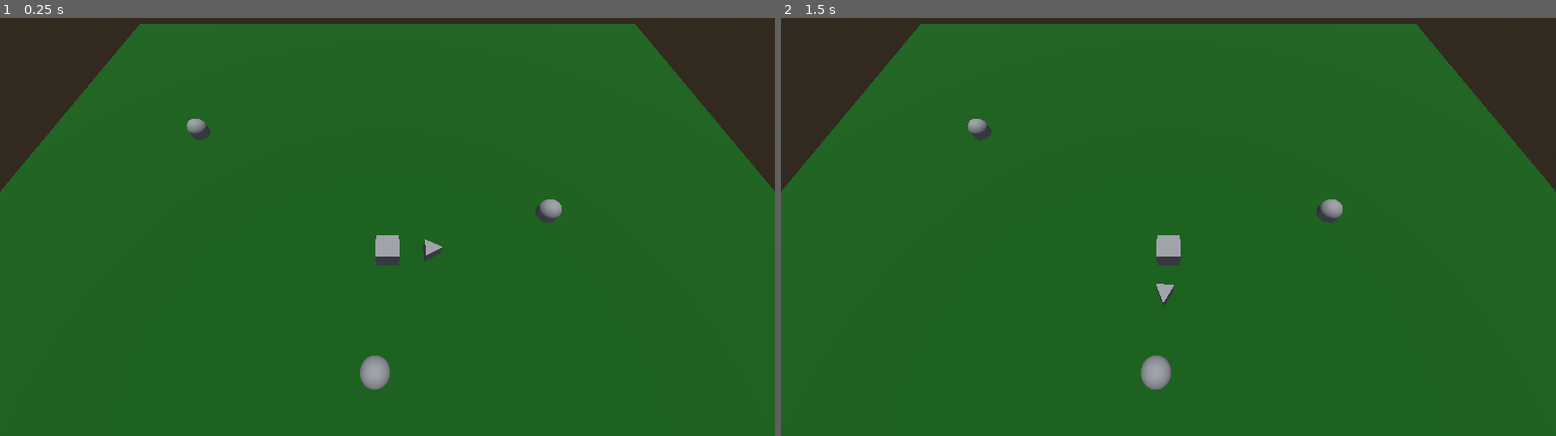
Above: before the commit, frames 1-2 (left to right).
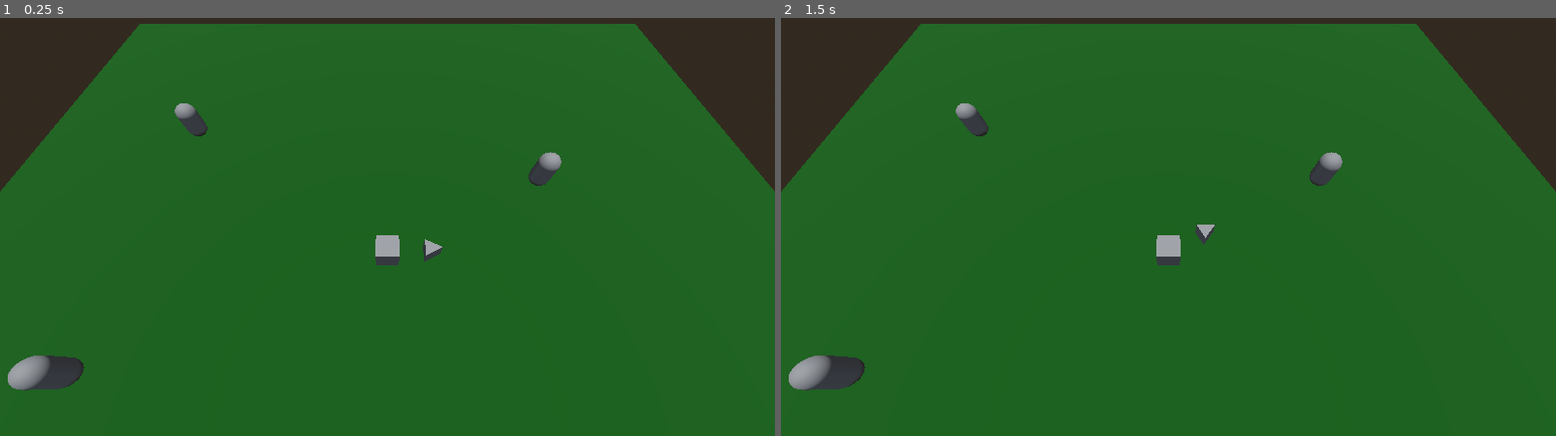
Above: after the commit, the same moments.

Repository: pharminithegame-dev/TowerDefenseGameJam
Game: Godot game, scene res://Scenes/Testing/EyanDemoScene.tscn
Same seed, same stepped clock (60 frames per second), same inputs: the game is played once before the commit and once after it. The project has no main scene, so this scene is started directly.
Inputs:
- Up to frame 1 (0.25 s): no input
- Up to frame 2 (1.5 s): tap Enter at 0.5 s; tap Space at 1.25 s

The runs differ from the first frame. In frame 1, 1.5% of the frame differs, in the area x 1-73%, y 20-90%; in frame 2, 1.7%.

Commit message:
Mostly Finished Projectile
- Created Projectile scene and script.
- Created "enemies" global group.
- Updated ProjectileBuilding script to have a reference to projectile and spawn it as a child or root node with a position and rotation that faces the target
- Created a setup_and_move function in the Projectile script which initializes values and allows movement. Then in Process function I update the projectile position when movement is allowed.
- Added collision check in Projectile script which checks for bodies in the "enemies" group and for now just despawns. Also despawned projectile when off-screen.

Diff:
--- a/Scenes/Buildings/ProjectileBuilding.tscn
+++ b/Scenes/Buildings/ProjectileBuilding.tscn
@@ -1,6 +1,7 @@
-[gd_scene load_steps=5 format=3 uid="uid://b20lo5g1ygq0a"]
+[gd_scene load_steps=6 format=3 uid="uid://b20lo5g1ygq0a"]
 
 [ext_resource type="Script" path="res://Scripts/ProjectileBuilding.gd" id="1_vsosm"]
+[ext_resource type="PackedScene" uid="uid://cgnw1f6o2ucq" path="res://Scenes/Projectiles/Projectile.tscn" id="2_ichgm"]
 
 [sub_resource type="BoxMesh" id="BoxMesh_ketq4"]
 
@@ -8,19 +9,18 @@
 
 [sub_resource type="PrismMesh" id="PrismMesh_sh8mp"]
 
-[node name="ProjectileBuilding" type="Node3D" node_paths=PackedStringArray("rot_target", "area_3d", "collision_shape")]
+[node name="ProjectileBuilding" type="Node3D" node_paths=PackedStringArray("rot_target", "area_3d", "collision_shape", "projectile_tran")]
 script = ExtResource("1_vsosm")
 rot_target = NodePath("ProjectileSpawnRotation")
 area_3d = NodePath("Area3D")
 collision_shape = NodePath("Area3D/CollisionShape3D")
-attack_range = 100.0
-attack_cooldown = 1.0
+projectile_tran = NodePath("ProjectileSpawnRotation/ProjectileSpawnTran")
+projectile = ExtResource("2_ichgm")
 
 [node name="MeshInstance3D" type="MeshInstance3D" parent="."]
 mesh = SubResource("BoxMesh_ketq4")
 
 [node name="Area3D" type="Area3D" parent="."]
-monitorable = false
 
 [node name="CollisionShape3D" type="CollisionShape3D" parent="Area3D"]
 shape = SubResource("SphereShape3D_drxj4")
--- a/Scenes/Projectiles/Projectile.tscn
+++ b/Scenes/Projectiles/Projectile.tscn
@@ -1,4 +1,6 @@
-[gd_scene load_steps=3 format=3 uid="uid://cgnw1f6o2ucq"]
+[gd_scene load_steps=4 format=3 uid="uid://cgnw1f6o2ucq"]
+
+[ext_resource type="Script" path="res://Scripts/Projectile.gd" id="1_i4qwi"]
 
 [sub_resource type="PrismMesh" id="PrismMesh_33xfh"]
 
@@ -6,6 +8,7 @@
 size = Vector3(0.3, 0.5, 0.6)
 
 [node name="Projectile" type="Node3D"]
+script = ExtResource("1_i4qwi")
 
 [node name="MeshInstance3D" type="MeshInstance3D" parent="."]
 transform = Transform3D(0.2, 0, 0, 0, -2.18557e-08, -0.2, 0, 0.5, -8.74228e-09, 0, 0, 0)
@@ -15,3 +18,8 @@
 
 [node name="CollisionShape3D" type="CollisionShape3D" parent="Area3D"]
 shape = SubResource("BoxShape3D_wvps7")
+
+[node name="VisibleOnScreenNotifier3D" type="VisibleOnScreenNotifier3D" parent="."]
+
+[connection signal="body_entered" from="Area3D" to="." method="_on_area_3d_body_entered"]
+[connection signal="screen_exited" from="VisibleOnScreenNotifier3D" to="." method="_on_visible_on_screen_notifier_3d_screen_exited"]
--- a/Scenes/Testing/EyanDemoScene.tscn
+++ b/Scenes/Testing/EyanDemoScene.tscn
@@ -45,37 +45,37 @@
 [node name="Enemies" type="Node3D" parent="."]
 
 [node name="TestEnemy" type="Node3D" parent="Enemies"]
-transform = Transform3D(1, 0, 0, 0, 1, 0, 0, 0, 1, -4.71841, 1, -0.404607)
+transform = Transform3D(1, 0, 0, 0, 1, 0, 0, 0, 1, -4.71841, 1, -11.5366)
 
 [node name="MeshInstance3D" type="MeshInstance3D" parent="Enemies/TestEnemy"]
 layers = 3
 mesh = SubResource("CapsuleMesh_evmbc")
 
-[node name="StaticBody3D" type="CharacterBody3D" parent="Enemies/TestEnemy"]
+[node name="StaticBody3D" type="CharacterBody3D" parent="Enemies/TestEnemy" groups=["enemies"]]
 
 [node name="CollisionShape3D" type="CollisionShape3D" parent="Enemies/TestEnemy/StaticBody3D"]
 shape = SubResource("CapsuleShape3D_21yvm")
 
 [node name="TestEnemy2" type="Node3D" parent="Enemies"]
-transform = Transform3D(1, 0, 0, 0, 1, 0, 0, 0, 1, 2.16513, -0.0768661, 7.78159)
+transform = Transform3D(1, 0, 0, 0, 1, 0, 0, 0, 1, 4.13767, 1, 7.782)
 
 [node name="MeshInstance3D" type="MeshInstance3D" parent="Enemies/TestEnemy2"]
 layers = 3
 mesh = SubResource("CapsuleMesh_evmbc")
 
-[node name="StaticBody3D" type="CharacterBody3D" parent="Enemies/TestEnemy2"]
+[node name="StaticBody3D" type="CharacterBody3D" parent="Enemies/TestEnemy2" groups=["enemies"]]
 
 [node name="CollisionShape3D" type="CollisionShape3D" parent="Enemies/TestEnemy2/StaticBody3D"]
 shape = SubResource("CapsuleShape3D_21yvm")
 
 [node name="TestEnemy3" type="Node3D" parent="Enemies"]
-transform = Transform3D(1, 0, 0, 0, 1, 0, 0, 0, 1, 7.67096, -0.0277576, -10.9356)
+transform = Transform3D(1, 0, 0, 0, 1, 0, 0, 0, 1, 7.671, 1, -10.936)
 
 [node name="MeshInstance3D" type="MeshInstance3D" parent="Enemies/TestEnemy3"]
 layers = 3
 mesh = SubResource("CapsuleMesh_evmbc")
 
-[node name="StaticBody3D" type="CharacterBody3D" parent="Enemies/TestEnemy3"]
+[node name="StaticBody3D" type="CharacterBody3D" parent="Enemies/TestEnemy3" groups=["enemies"]]
 
 [node name="CollisionShape3D" type="CollisionShape3D" parent="Enemies/TestEnemy3/StaticBody3D"]
 shape = SubResource("CapsuleShape3D_21yvm")
--- /dev/null
+++ b/Scripts/Projectile.gd
@@ -0,0 +1,42 @@
+extends Node3D
+
+### Private Variables
+var damage: float
+var speed: float
+var is_moving: bool = false
+
+
+
+### Updates position
+func _process(delta):
+	if is_moving == false:   # Don't move until projectile is setup
+		return
+
+	# Move in forward direction
+	var forward: Vector3 = global_transform.basis.z.normalized()
+	global_position += forward * speed * delta
+
+
+### Sets projectile stats and starts movement
+func setup_and_move(_damage: float, _speed: float) -> void:
+	damage = _damage
+	speed = _speed
+	is_moving = true
+
+
+### Enemy Collision Check   TODO - Change collision check depending on if enemy uses body or area
+func _on_area_3d_body_entered(body):
+	print("Projectile Entered an Area Shape!")
+
+	if !body.is_in_group("enemies"):   # Only collide with enemies
+		return
+
+	# TODO - Apply damage to enemy
+	print("Applying damage to enemy and despawning")
+	queue_free()   # Despawn projectile
+
+
+### Despawn when off-screen
+func _on_visible_on_screen_notifier_3d_screen_exited():
+	print("Despawning off-screen projectile")
+	queue_free()   # Despawn projectile
--- a/Scripts/ProjectileBuilding.gd
+++ b/Scripts/ProjectileBuilding.gd
@@ -4,12 +4,14 @@
 @export var rot_target: Node3D
 @export var area_3d: Area3D
 @export var collision_shape: CollisionShape3D
+@export var projectile_tran: Node3D
+@export var projectile: PackedScene
 
 ### Stats
-@export var projectile_speed := 5.0
 @export var projectile_damage := 5.0
-@export var attack_range := 20.0
-@export var attack_cooldown := 0.5
+@export var projectile_speed := 20.0
+@export var attack_range := 30.0
+@export var attack_cooldown := 1.0
 @export var sell_cost := 100.0
 
 ### Private Variables
@@ -18,11 +20,10 @@
 
 
 
-# Called when the node enters the scene tree for the first time.
+### Initialize Node
 func _ready() -> void:
-	# Initialize attack range
-	area_3d.scale = Vector3(attack_range, attack_range, attack_range)
 
+	# Initialize collision radius
 	if collision_shape.shape != null:
 		collision_shape.shape.radius = attack_range
 		print("New radius for collision shape: ", collision_shape.shape.radius)
@@ -34,32 +35,38 @@
 	attack_range_sqr = pow(attack_range, 2)
 
 
-# Called every frame. 'delta' is the elapsed time since the previous frame.
+### Starts attack on interval
 func _process(delta: float) -> void:
 
-	### Attack Check
 	attack_timer -= delta
 	if attack_timer <= 0:
+		# Start attack
 		attack_timer = attack_cooldown
 		shoot_projectile()
 
 
-# Spawns a projectile in the direction of the closest enemy
+### Spawns a projectile in the direction of the closest enemy
 func shoot_projectile() -> void:
 
 	# Get nearest enemy in range
 	var target: Node3D = get_nearest_enemy()
 	if target == null:
-		print("No Targets in Range!")
+		print("No Targets in Range For Building: ", name)
 		return
-	print("Closest Enemy Position", target.global_position)
 
+	# Rotate ProjectileSpawnRotation towards target
 	rotate_to_target(target.global_position)
-	print("Shooting!")
-	# TODO - Spawn projetile with same transform as ProjectileSpawnTran
+
+	# Spawn projetile and setup transform and stats
+	var projectile_instance = projectile.instantiate()
+	get_tree().root.add_child(projectile_instance)
+	projectile_instance.global_position = projectile_tran.global_position
+	projectile_instance.global_rotation = projectile_tran.global_rotation
+	projectile_instance.setup_and_move(projectile_damage, projectile_speed)
+	# TODO - play sound?
 
 
-# Returns the closest enemy in attack range.
+### Returns the closest enemy in attack range.
 func get_nearest_enemy() -> Node3D:
 
 	# Get all enemies in range TODO: Grab from enemy manager instead
@@ -75,13 +82,14 @@
 	for enemy in all_enemies:
 		# If this is the new closest enemy and is in attack range
 		var cur_dist_sqr := global_position.distance_squared_to(enemy.global_position)
-		if cur_dist_sqr < closest_dist_sqr and cur_dist_sqr < attack_range_sqr:  # NOTE - range check is redundant now, but I will need it when I remove Area3D later
+		if cur_dist_sqr < closest_dist_sqr and cur_dist_sqr < attack_range_sqr:   # NOTE - range check is redundant now, but I will need it when I remove Area3D later
 			closest_enemy = enemy
 			closest_dist_sqr = cur_dist_sqr
 
-	return closest_enemy # Return closest enemy
+	return closest_enemy
 
 
+### Rotates the ProjectileSpawnRotation node toward target
 func rotate_to_target(target_pos: Vector3) -> void:
 
 	# Get 2D direction from building to target
@@ -91,4 +99,3 @@
 
 	# Rotate on y axis in direction
 	rot_target.rotation.y = atan2(direction.x, direction.y)
-	print("Rotation.y: ", rotation.y)
--- a/project.godot
+++ b/project.godot
@@ -18,6 +18,10 @@
 
 project/assembly_name="TowerDefenseGameJam"
 
+[global_group]
+
+enemies="For any enemy that can be damaged by projectiles"
+
 [layer_names]
 
 3d_physics/layer_2="Layer 2"
